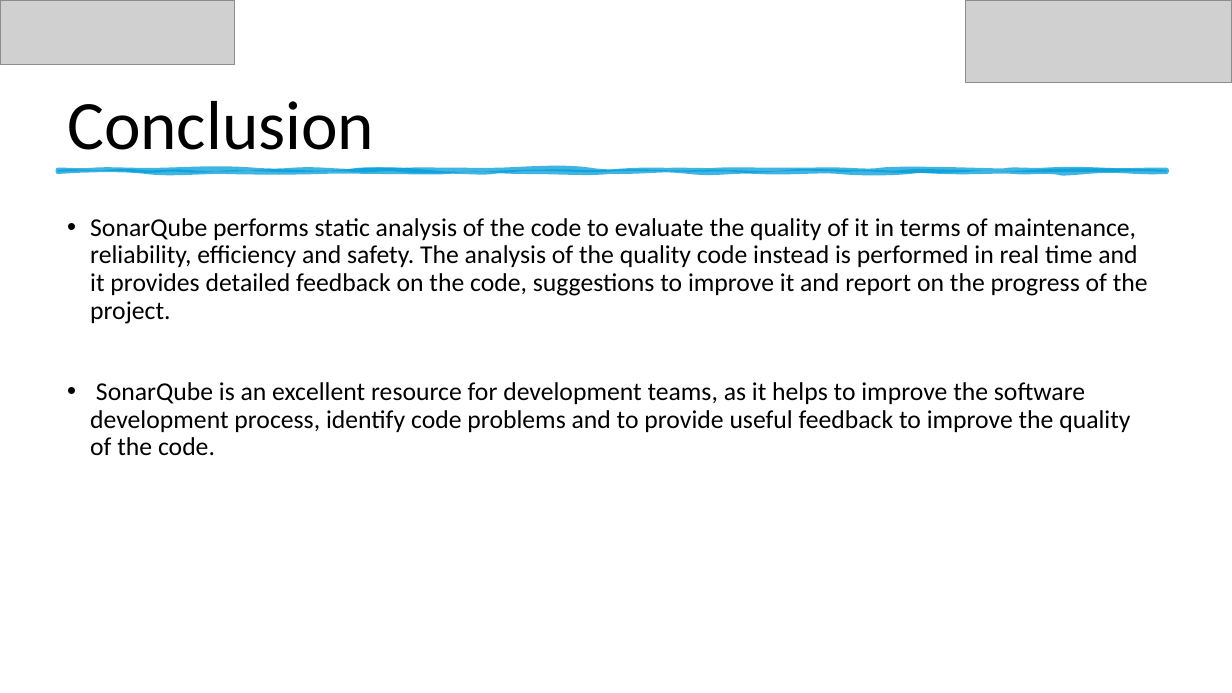
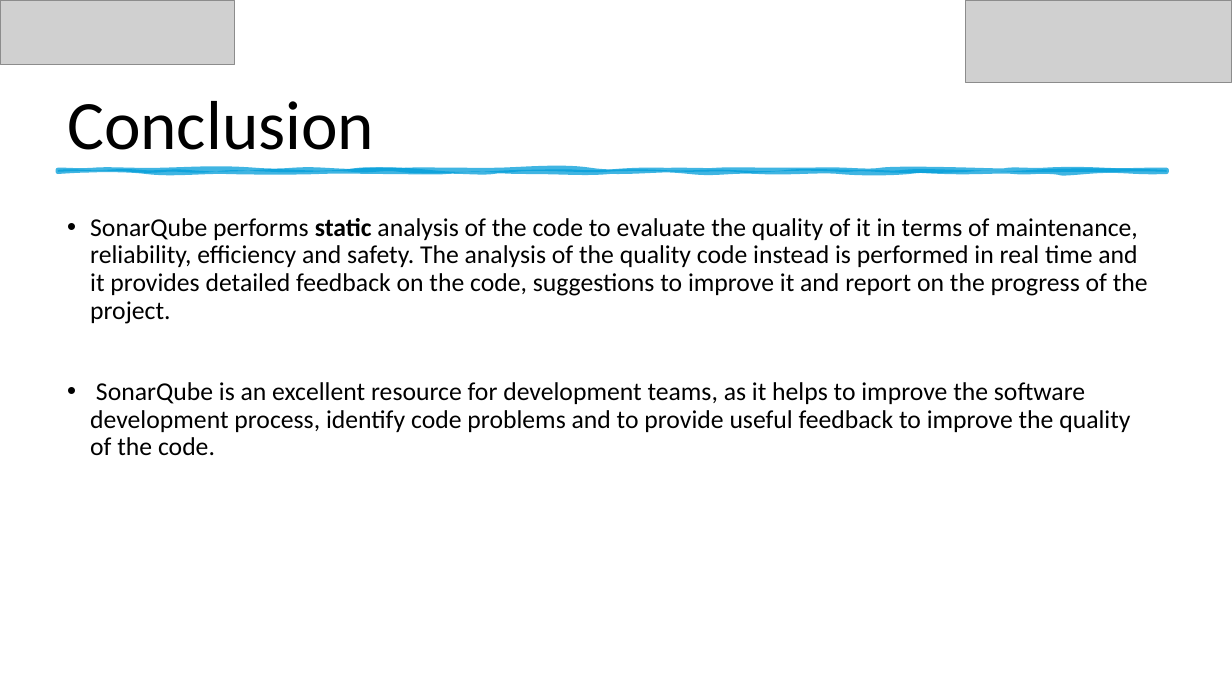
Before and after one commit to GB1609/ComputerScienceNotes, a slide deck: slide 16 of MyNotes/SonarQube/SonarQube.pptx (slide 14 before the commit). Drawn at 1232x693 pixels with LibreOffice and Linux fonts; fonts in the diff are those of the drawing; grey boxes stand for pictures. Boxes give left, top, right and bottom in pixels: in the first picture for what was removed or moved away, otherwise in the second. Text is boxed around its words. In the diff, an @@ line names an element or a change of style, - is before the commit and + after.

```diff
--- a/MyNotes/SonarQube/SonarQube.pptx
+++ b/MyNotes/SonarQube/SonarQube.pptx
@@ text at [90, 218, 1148, 324]: bold on in "static" @@
```
Also in this commit, not shown: 4 other slides changed, 2 slides added, 8 other files.
